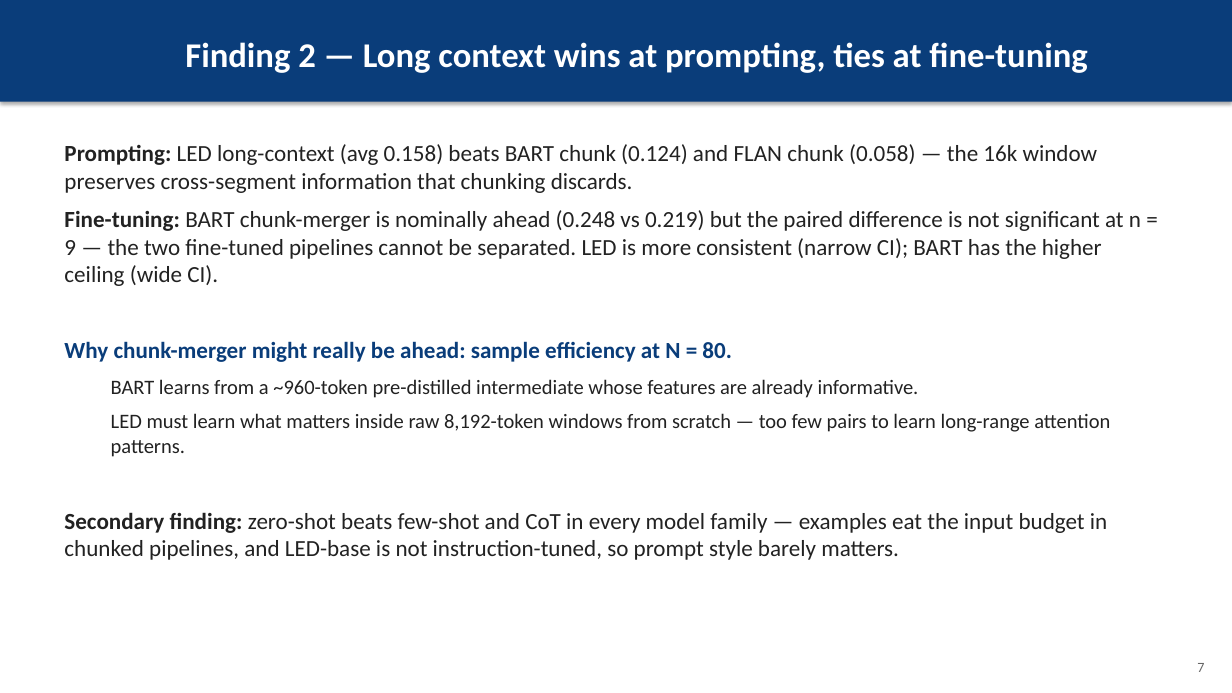
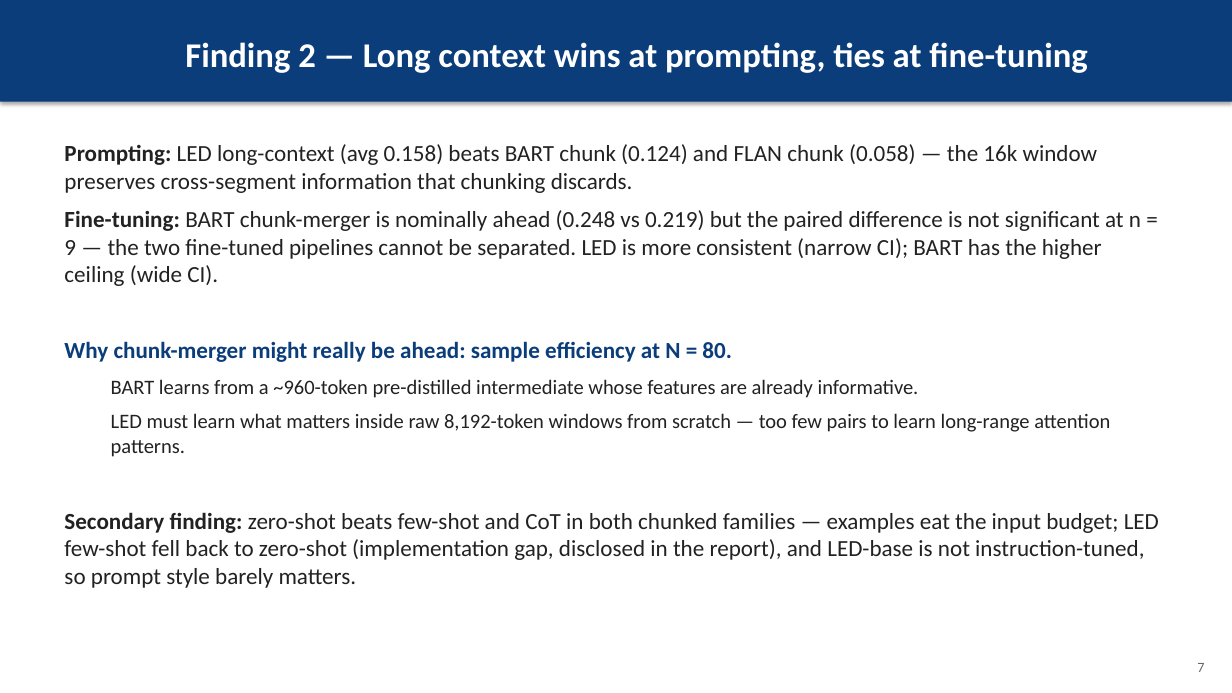
Before and after one commit to christiandalfarra/ANLP_Project, a slide deck: slide 7 of report/slides/ANLP_slides.pptx. Drawn at 1232x693 pixels with LibreOffice and Linux fonts; fonts in the diff are those of the drawing. Boxes give left, top, right and bottom in pixels: in the first picture for what was removed or moved away, otherwise in the second. Text is boxed around its words. In the diff, an @@ line names an element or a change of style, - is before the commit and + after.

```diff
--- a/report/slides/ANLP_slides.pptx
+++ b/report/slides/ANLP_slides.pptx
@@ text at (x1=64, y1=512, x2=1159, y2=588): text changed @@
-Secondary finding: zero-shot beats few-shot and CoT in every model family — examples eat the input budget in chunked pipelines, and LED-base is not instruction-tuned, so prompt style barely matters.
+Secondary finding: zero-shot beats few-shot and CoT in both chunked families — examples eat the input budget; LED few-shot fell back to zero-shot (implementation gap, disclosed in the report), and LED-base is not instruction-tuned, so prompt style barely matters.
```
Also in this commit, not shown: 3 other slides changed, 6 other files.
